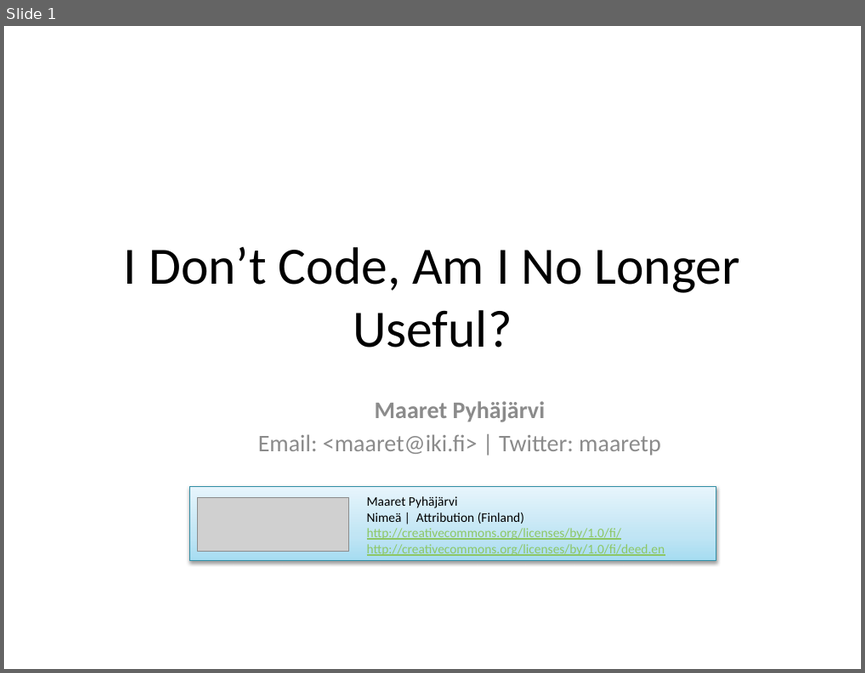
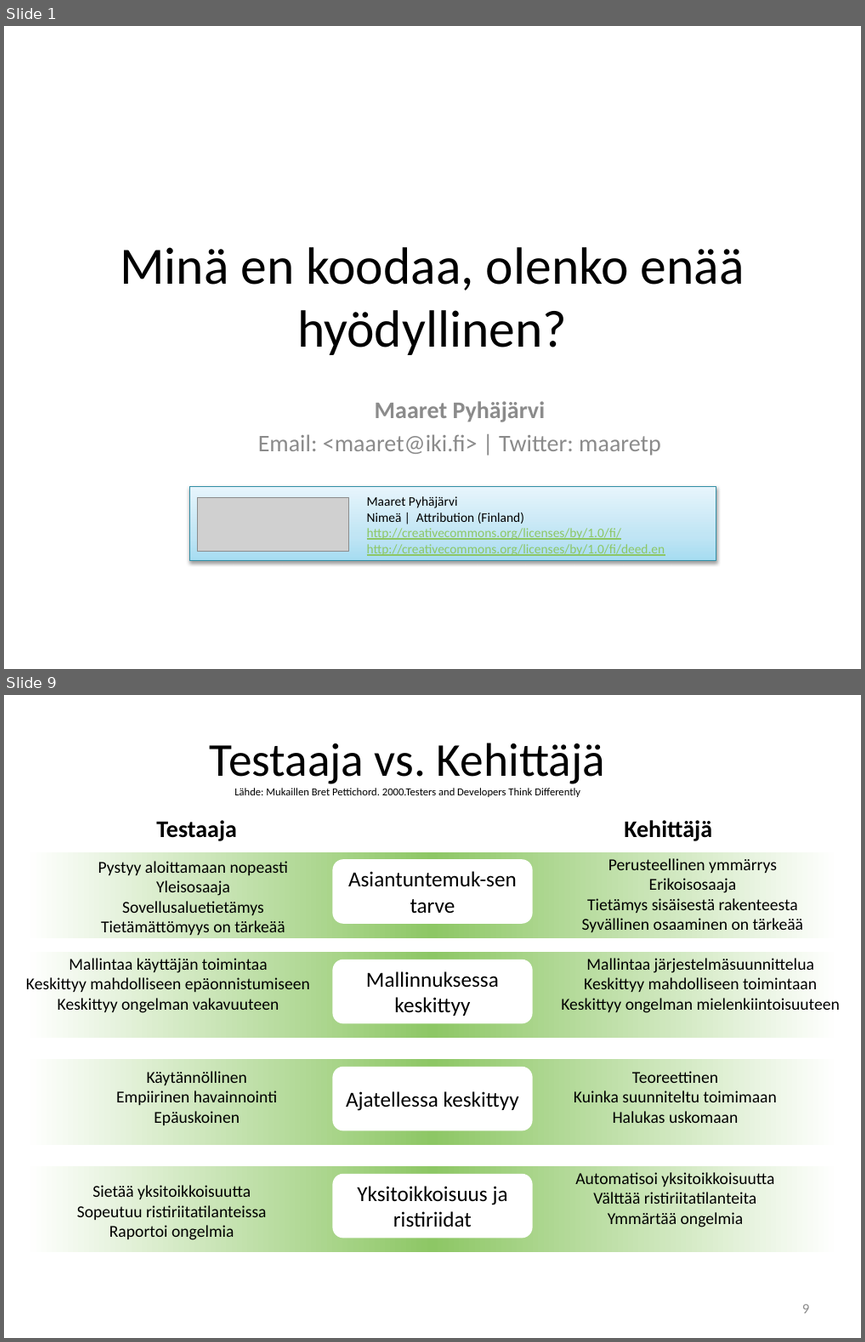
Before and after one commit to maaretp/IDoNotCodeTalk, a slide deck: IDon'tCode.pptx. Shown one above the other, each under a label of ours: slide 1 before the commit, slides 1 and 9 after it; the slides between them are not shown. The pictures are 865x673 and 865x1342 pixels, drawn with LibreOffice and Linux fonts; fonts in the diff are those of the drawing; grey boxes stand for pictures. Boxes give left, top, right and bottom in pixels: in the first picture for what was removed or moved away, otherwise in the second. Text is boxed around its words. In the diff, an @@ line names an element or a change of style, - is before the commit and + after.

```diff
--- a/IDon'tCode.pptx
+++ b/IDon'tCode.pptx
@@ slide 9 added at [4,695,861,1338], background #FFFFFF @@
@@ title added at [210,743,605,797], 9 pt, text #000000 @@
+Testaaja vs. Kehittäjä
+Lähde: Mukaillen Bret Pettichord. 2000.Testers and Developers Think Differently
@@ text added at [156,820,237,841], 20 pt, text #000000, bold @@
+Testaaja
@@ text added at [624,820,712,841], 20 pt, text #000000, bold @@
+Kehittäjä
@@ rectangle added at [25,851,840,937], fill gradient #FFFFFF to #8DC765 @@
@@ text added at [98,861,289,935], 14 pt, text #000000 @@
+Pystyy aloittamaan nopeasti
+Yleisosaaja
+Sovellusaluetietämys
+Tietämättömyys on tärkeää
@@ rounded rectangle added at [332,860,532,924], fill #FFFFFF, 18 pt, text #000000 @@
+Asiantuntemuk-sen tarve
@@ text added at [582,858,803,932], 14 pt, text #000000 @@
+Perusteellinen ymmärrys
+Erikoisosaaja
+Tietämys sisäisestä rakenteesta
+Syvällinen osaaminen on tärkeää
@@ rectangle added at [25,952,840,1038], fill gradient #FFFFFF to #8DC765 @@
@@ text added at [26,958,310,1013], 14 pt, text #000000 @@
+Mallintaa käyttäjän toimintaa
+Keskittyy mahdolliseen epäonnistumiseen
+Keskittyy ongelman vakavuuteen
@@ rounded rectangle added at [332,959,532,1023], fill #FFFFFF, 18 pt, text #000000 @@
+Mallinnuksessa keskittyy
@@ text added at [561,955,840,1013], 14 pt, text #000000 @@
+Mallintaa järjestelmäsuunnittelua
+Keskittyy mahdolliseen toimintaan
+Keskittyy ongelman mielenkiintoisuuteen
@@ rectangle added at [25,1059,840,1145], fill gradient #FFFFFF to #8DC765 @@
@@ text added at [116,1071,277,1125], 14 pt, text #000000 @@
+Käytännöllinen
+Empiirinen havainnointi
+Epäuskoinen
@@ rounded rectangle added at [332,1066,532,1130], fill #FFFFFF, 18 pt, text #000000 @@
+Ajatellessa keskittyy
@@ text added at [574,1071,777,1123], 14 pt, text #000000 @@
+Teoreettinen
+Kuinka suunniteltu toimimaan
+Halukas uskomaan
@@ rectangle added at [25,1166,840,1252], fill gradient #FFFFFF to #8DC765 @@
@@ rounded rectangle added at [332,1173,532,1237], fill #FFFFFF, 18 pt, text #000000 @@
+Yksitoikkoisuus ja ristiriidat
@@ text added at [575,1172,774,1227], 14 pt, text #000000 @@
+Automatisoi yksitoikkoisuutta
+Välttää ristiriitatilanteita
+Ymmärtää ongelmia
@@ text added at [77,1185,267,1240], 14 pt, text #000000 @@
+Sietää yksitoikkoisuutta
+Sopeutuu ristiriitatilanteissa
+Raportoi ongelmia
@@ page number added at [802,1304,809,1313], 12 pt, text #8C8C8C @@
+9
@@ slide 1 changed as well @@
@@ title at [120,247,744,355]: text changed @@
-I Don’t Code, Am I No Longer Useful?
+Minä en koodaa, olenko enää hyödyllinen?
```
Also in this commit, not shown: 3 other slides changed, 5 other slides added, 6 slides removed.
